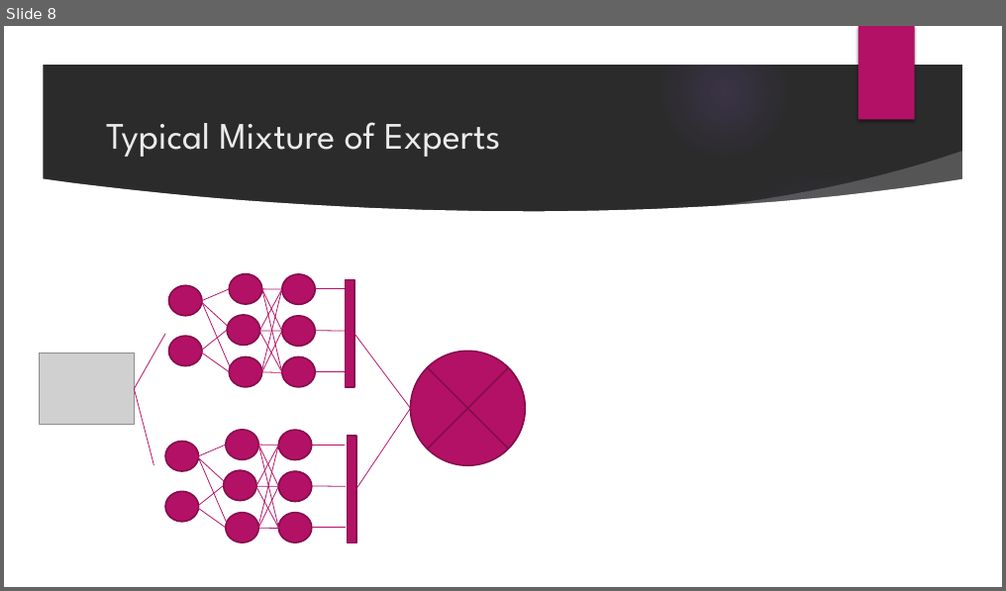
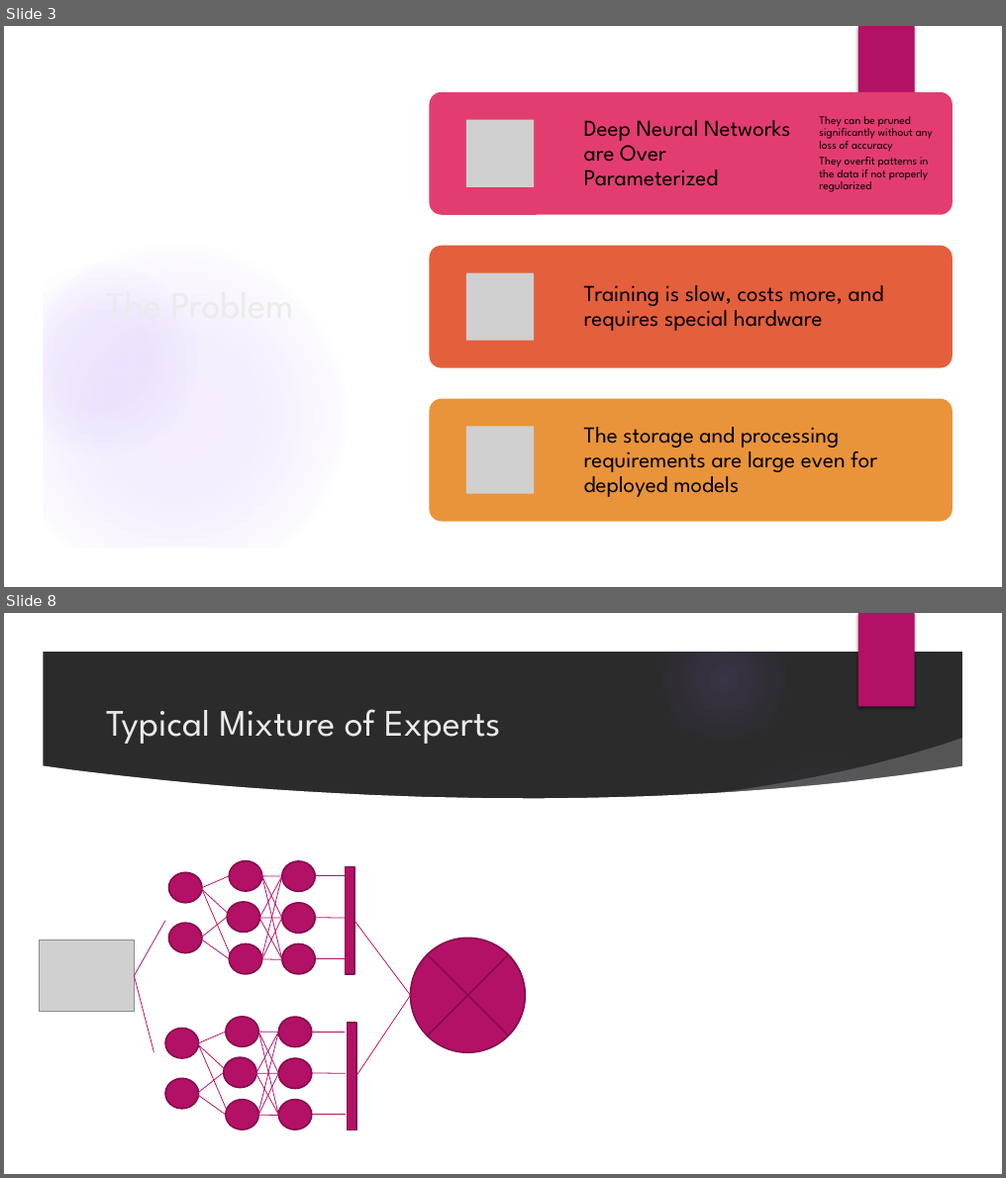
Before and after one commit to realdanielbyrne/tsneGatedMoE, a slide deck: PT-SNE Gated Mixture of Sparse Experts (PT-MoE).pptx. Shown one above the other, each under a label of ours: slide 8 before the commit, slides 3 and 8 after it; the slides between them are not shown. The pictures are 1006x591 and 1006x1178 pixels, drawn with LibreOffice and Linux fonts; fonts in the diff are those of the drawing; grey boxes stand for pictures; background and template pictures are left out; a plain dark background stands for a picture behind light text. Boxes give left, top, right and bottom in pixels: in the first picture for what was removed or moved away, otherwise in the second. Text is boxed around its words. In the diff, an @@ line names an element or a change of style, - is before the commit and + after.

```diff
--- a/PT-SNE Gated Mixture of Sparse Experts (PT-MoE).pptx
+++ b/PT-SNE Gated Mixture of Sparse Experts (PT-MoE).pptx
@@ slide 3 added at <box>4,26,1002,587</box>, background picture (left out); not listed: 6 template elements that a slide beside it also shows @@
@@ group added at <box>4,26,1002,587</box>: 3 freeform shapes, 2 ellipses, 1 rectangle @@
@@ rectangle added at <box>858,26,915,120</box>, fill #B31166 @@
@@ title added at <box>98,105,340,501</box>, 36 pt, text #EBEBEB @@
+The Problem
@@ group added at <box>430,92,952,522</box>: 4 texts, 3 rounded rectangles, 3 pictures @@
+Deep Neural Networks are Over Parameterized
+They can be pruned significantly without any loss of accuracy
+They overfit patterns in the data if not properly regularized
+Training is slow, costs more, and requires special hardware
+The storage and processing requirements are large even for deployed models
```
Also in this commit, not shown: 7 slides changed, 1 other slide added, 3 slides removed, 38 other files.
